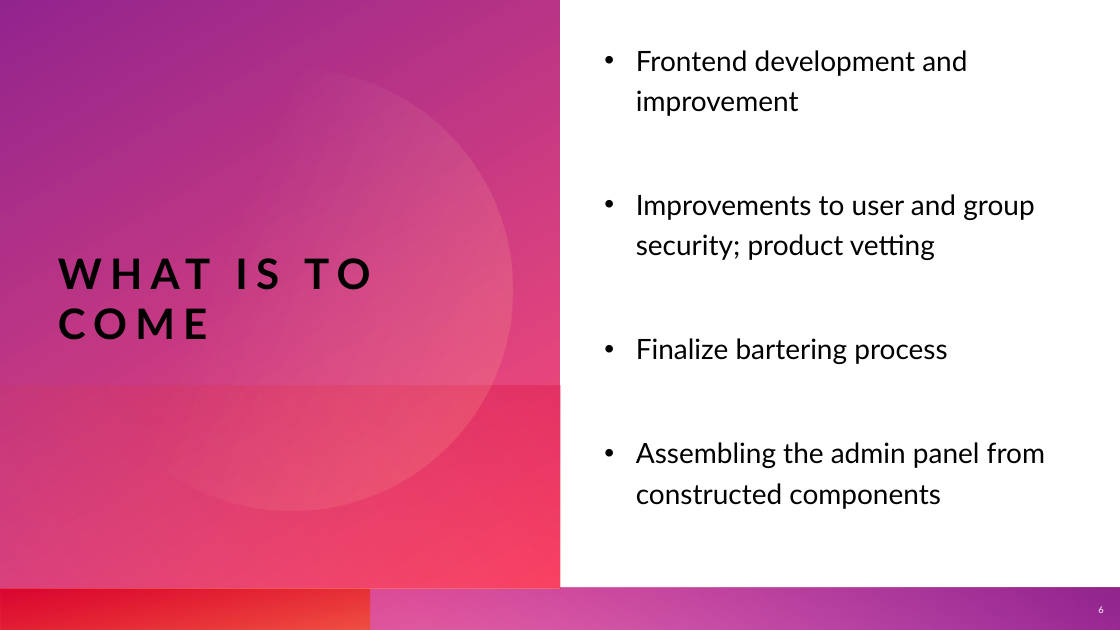
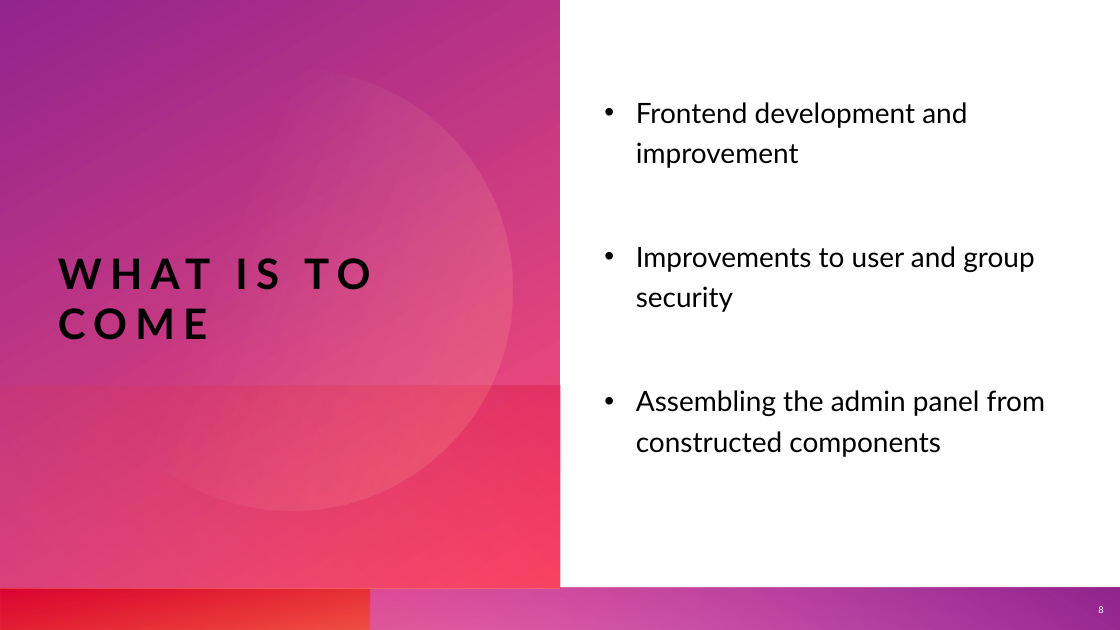
Before and after one commit to cart7982/CaravanSeraiCS360, a slide deck: slide 8 of CaravanSeraiCS360/Presentations/Caravanserai.pptx (slide 6 before the commit). Drawn at 1120x630 pixels with LibreOffice and Linux fonts; fonts in the diff are those of the drawing. Boxes give left, top, right and bottom in pixels: in the first picture for what was removed or moved away, otherwise in the second. Text is boxed around its words. In the diff, an @@ line names an element or a change of style, - is before the commit and + after.

```diff
--- a/CaravanSeraiCS360/Presentations/Caravanserai.pptx
+++ b/CaravanSeraiCS360/Presentations/Caravanserai.pptx
@@ text at [636, 246, 1034, 312]: text changed @@
-• Improvements to user and group security; product vetting
-• Finalize bartering process
+• Improvements to user and group security
@@ page number at [1098, 606, 1103, 613]: text changed @@
-6
+8
```
Also in this commit, not shown: 2 other slides changed, 3 other files.
